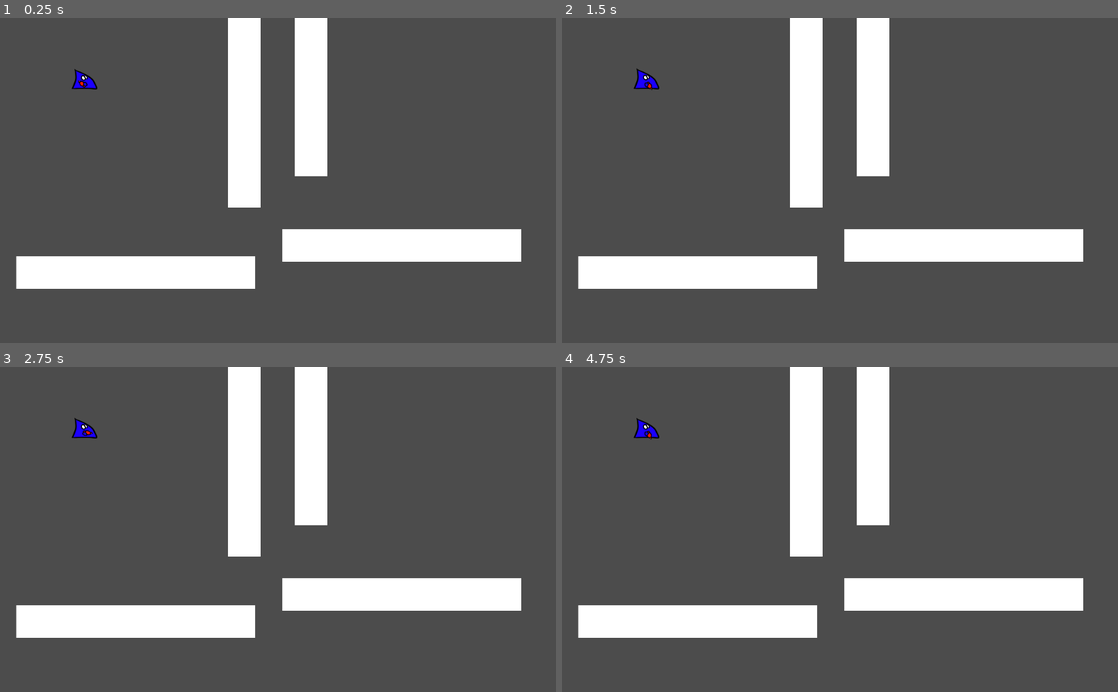
Above: before the commit, frames 1-4 (two rows, left to right).
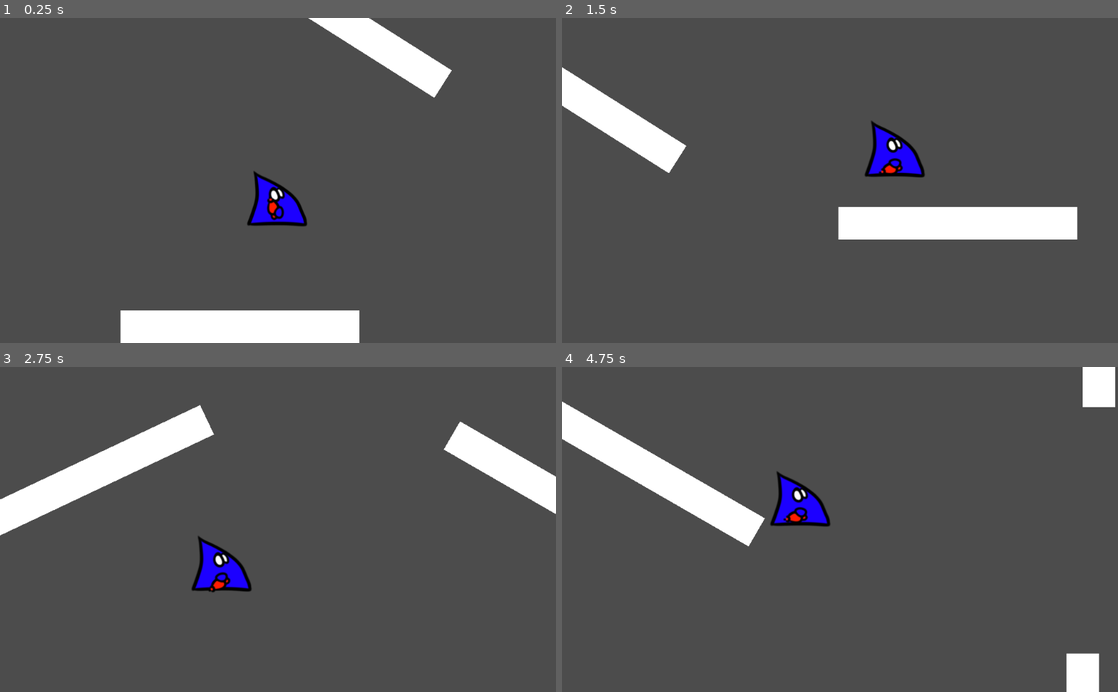
Above: after the commit, the same moments.

Repository: happeens/NAT
Game: Godot game, scene res://scenes/TestScene.tscn
Same seed, same stepped clock (60 frames per second), same inputs: the game is played once before the commit and once after it. The project has no main scene, so this scene is started directly.
Inputs (mouse positions are in pixels of both pictures, inside the frame that each line leads up to):
- Up to frame 1 (0.25 s): no input
- Up to frame 2 (1.5 s): move the mouse to (962, 164) at 0.52 s; hold D (right) from 0.53 s (still down); click (962, 164) at 0.67 s; tap Space (jump) at 0.77 s; move the mouse to (728, 196) at 1.27 s
- Up to frame 3 (2.75 s): tap Space (jump) at 1.52 s; move the mouse to (333, 458) at 2.02 s; release D (right) at 2.03 s; hold A (left) from 2.03 s (still down)
- Up to frame 4 (4.75 s): move the mouse to (812, 594) at 2.77 s; release A (left) at 2.78 s; hold D (right) 2.78-4.28 s; click (812, 594) at 2.92 s; tap Space (jump) at 3.02, 3.77, 4.52 s; move the mouse to (1006, 578) at 3.52 s; move the mouse to (673, 480) at 4.27 s; hold A (left) from 4.28 s (still down)

The runs differ from the first frame. In frame 1, 23% of the frame differs, in the area x 2-94%, y 0-100%; in frame 2, 20%; in frame 3, 23%, in the area x 0-100%, y 0-84%; in frame 4, 21%.

Commit message:
:sparkles: makes TestScene Usable

Diff:
--- a/scenes/TestScene.tscn
+++ b/scenes/TestScene.tscn
@@ -1,7 +1,7 @@
 [gd_scene load_steps=4 format=2]
 
 [ext_resource path="res://White.jpg" type="Texture" id=1]
-[ext_resource path="res://scenes/natee.tscn" type="PackedScene" id=2]
+[ext_resource path="res://scenes/Player.tscn" type="PackedScene" id=2]
 
 [sub_resource type="RectangleShape2D" id=1]
 
@@ -12,7 +12,7 @@
 
 [node name="Wall" type="StaticBody2D" parent="."]
 
-position = Vector2( 250, 470 )
+position = Vector2( 60, 570 )
 scale = Vector2( 6.875, 0.9375 )
 input_pickable = false
 collision_layer = 1
@@ -34,9 +34,208 @@
 scale = Vector2( 2.46154, 2.46154 )
 shape = SubResource( 1 )
 
+[node name="Wall12" type="StaticBody2D" parent="."]
+
+position = Vector2( 1859.62, -1547.83 )
+rotation = 0.785397
+scale = Vector2( 11.1149, 0.9375 )
+input_pickable = false
+collision_layer = 1
+collision_mask = 1
+constant_linear_velocity = Vector2( 0, 0 )
+constant_angular_velocity = 0.0
+friction = 1.0
+bounce = 0.0
+
+[node name="Sprite" type="Sprite" parent="Wall12"]
+
+position = Vector2( -9.53674e-07, 1.90735e-06 )
+scale = Vector2( 0.0833333, 0.426667 )
+texture = ExtResource( 1 )
+
+[node name="CollisionShape2D" type="CollisionShape2D" parent="Wall12"]
+
+position = Vector2( -1.90735e-06, 1.90735e-06 )
+scale = Vector2( 2.46154, 2.46154 )
+shape = SubResource( 1 )
+
+[node name="Wall9" type="StaticBody2D" parent="."]
+
+position = Vector2( 380, 1030 )
+rotation = -0.523598
+scale = Vector2( 6.875, 0.9375 )
+input_pickable = false
+collision_layer = 1
+collision_mask = 1
+constant_linear_velocity = Vector2( 0, 0 )
+constant_angular_velocity = 0.0
+friction = 1.0
+bounce = 0.0
+
+[node name="Sprite" type="Sprite" parent="Wall9"]
+
+position = Vector2( -9.53674e-07, 1.90735e-06 )
+scale = Vector2( 0.0833333, 0.426667 )
+texture = ExtResource( 1 )
+
+[node name="CollisionShape2D" type="CollisionShape2D" parent="Wall9"]
+
+position = Vector2( -1.90735e-06, 1.90735e-06 )
+scale = Vector2( 2.46154, 2.46154 )
+shape = SubResource( 1 )
+
+[node name="Wall10" type="StaticBody2D" parent="."]
+
+position = Vector2( 2370.45, 543.631 )
+rotation = -1.57079
+scale = Vector2( 14.3879, 0.9375 )
+input_pickable = false
+collision_layer = 1
+collision_mask = 1
+constant_linear_velocity = Vector2( 0, 0 )
+constant_angular_velocity = 0.0
+friction = 1.0
+bounce = 0.0
+
+[node name="Sprite" type="Sprite" parent="Wall10"]
+
+position = Vector2( -9.53674e-07, 1.90735e-06 )
+scale = Vector2( 0.0833333, 0.426667 )
+texture = ExtResource( 1 )
+
+[node name="CollisionShape2D" type="CollisionShape2D" parent="Wall10"]
+
+position = Vector2( -1.90735e-06, 1.90735e-06 )
+scale = Vector2( 2.46154, 2.46154 )
+shape = SubResource( 1 )
+
+[node name="Wall11" type="StaticBody2D" parent="."]
+
+position = Vector2( 2400.45, -832.15 )
+rotation = -1.57079
+scale = Vector2( 14.3879, 0.9375 )
+input_pickable = false
+collision_layer = 1
+collision_mask = 1
+constant_linear_velocity = Vector2( 0, 0 )
+constant_angular_velocity = 0.0
+friction = 1.0
+bounce = 0.0
+
+[node name="Sprite" type="Sprite" parent="Wall11"]
+
+position = Vector2( -9.53674e-07, 1.90735e-06 )
+scale = Vector2( 0.0833333, 0.426667 )
+texture = ExtResource( 1 )
+
+[node name="CollisionShape2D" type="CollisionShape2D" parent="Wall11"]
+
+position = Vector2( -1.90735e-06, 1.90735e-06 )
+scale = Vector2( 2.46154, 2.46154 )
+shape = SubResource( 1 )
+
+[node name="Wall5" type="StaticBody2D" parent="."]
+
+position = Vector2( 1020, 1390 )
+scale = Vector2( 58.125, 0.9375 )
+input_pickable = false
+collision_layer = 1
+collision_mask = 1
+constant_linear_velocity = Vector2( 0, 0 )
+constant_angular_velocity = 0.0
+friction = 1.0
+bounce = 0.0
+
+[node name="Sprite" type="Sprite" parent="Wall5"]
+
+position = Vector2( -9.53674e-07, 1.90735e-06 )
+scale = Vector2( 0.0833333, 0.426667 )
+texture = ExtResource( 1 )
+
+[node name="CollisionShape2D" type="CollisionShape2D" parent="Wall5"]
+
+position = Vector2( -1.90735e-06, 1.90735e-06 )
+scale = Vector2( 2.46154, 2.46154 )
+shape = SubResource( 1 )
+
+[node name="Wall6" type="StaticBody2D" parent="."]
+
+position = Vector2( -820.663, -446.886 )
+rotation = 1.57079
+scale = Vector2( 58.125, 0.9375 )
+input_pickable = false
+collision_layer = 1
+collision_mask = 1
+constant_linear_velocity = Vector2( 0, 0 )
+constant_angular_velocity = 0.0
+friction = 1.0
+bounce = 0.0
+
+[node name="Sprite" type="Sprite" parent="Wall6"]
+
+position = Vector2( -9.53674e-07, 1.90735e-06 )
+scale = Vector2( 0.0833333, 0.426667 )
+texture = ExtResource( 1 )
+
+[node name="CollisionShape2D" type="CollisionShape2D" parent="Wall6"]
+
+position = Vector2( -1.90735e-06, 1.90735e-06 )
+scale = Vector2( 2.46154, 2.46154 )
+shape = SubResource( 1 )
+
+[node name="Wall7" type="StaticBody2D" parent="."]
+
+position = Vector2( 2839.54, -449.599 )
+rotation = 1.57079
+scale = Vector2( 58.125, 0.9375 )
+input_pickable = false
+collision_layer = 1
+collision_mask = 1
+constant_linear_velocity = Vector2( 0, 0 )
+constant_angular_velocity = 0.0
+friction = 1.0
+bounce = 0.0
+
+[node name="Sprite" type="Sprite" parent="Wall7"]
+
+position = Vector2( -9.53674e-07, 1.90735e-06 )
+scale = Vector2( 0.0833333, 0.426667 )
+texture = ExtResource( 1 )
+
+[node name="CollisionShape2D" type="CollisionShape2D" parent="Wall7"]
+
+position = Vector2( -1.90735e-06, 1.90735e-06 )
+scale = Vector2( 2.46154, 2.46154 )
+shape = SubResource( 1 )
+
+[node name="Wall8" type="StaticBody2D" parent="."]
+
+position = Vector2( 1008.92, -2275.09 )
+rotation = 3.14159
+scale = Vector2( 58.125, 0.9375 )
+input_pickable = false
+collision_layer = 1
+collision_mask = 1
+constant_linear_velocity = Vector2( 0, 0 )
+constant_angular_velocity = 0.0
+friction = 1.0
+bounce = 0.0
+
+[node name="Sprite" type="Sprite" parent="Wall8"]
+
+position = Vector2( -9.53674e-07, 1.90735e-06 )
+scale = Vector2( 0.0833333, 0.426667 )
+texture = ExtResource( 1 )
+
+[node name="CollisionShape2D" type="CollisionShape2D" parent="Wall8"]
+
+position = Vector2( -1.90735e-06, 1.90735e-06 )
+scale = Vector2( 2.46154, 2.46154 )
+shape = SubResource( 1 )
+
 [node name="Wall2" type="StaticBody2D" parent="."]
 
-position = Vector2( 740, 420 )
+position = Vector2( 950, 240 )
 scale = Vector2( 6.875, 0.9375 )
 input_pickable = false
 collision_layer = 1
@@ -58,10 +257,109 @@
 scale = Vector2( 2.46154, 2.46154 )
 shape = SubResource( 1 )
 
+[node name="Wall13" type="StaticBody2D" parent="."]
+
+position = Vector2( 1580, -250 )
+rotation = 0.523598
+scale = Vector2( 6.875, 0.9375 )
+input_pickable = false
+collision_layer = 1
+collision_mask = 1
+constant_linear_velocity = Vector2( 0, 0 )
+constant_angular_velocity = 0.0
+friction = 1.0
+bounce = 0.0
+
+[node name="Sprite" type="Sprite" parent="Wall13"]
+
+position = Vector2( -9.53674e-07, 1.90735e-06 )
+scale = Vector2( 0.0833333, 0.426667 )
+texture = ExtResource( 1 )
+
+[node name="CollisionShape2D" type="CollisionShape2D" parent="Wall13"]
+
+position = Vector2( -1.90735e-06, 1.90735e-06 )
+scale = Vector2( 2.46154, 2.46154 )
+shape = SubResource( 1 )
+
+[node name="Wall14" type="StaticBody2D" parent="."]
+
+position = Vector2( -206.108, -1315.85 )
+rotation = -0.523598
+scale = Vector2( 6.875, 0.9375 )
+input_pickable = false
+collision_layer = 1
+collision_mask = 1
+constant_linear_velocity = Vector2( 0, 0 )
+constant_angular_velocity = 0.0
+friction = 1.0
+bounce = 0.0
+
+[node name="Sprite" type="Sprite" parent="Wall14"]
+
+position = Vector2( -9.53674e-07, 1.90735e-06 )
+scale = Vector2( 0.0833333, 0.426667 )
+texture = ExtResource( 1 )
+
+[node name="CollisionShape2D" type="CollisionShape2D" parent="Wall14"]
+
+position = Vector2( -1.90735e-06, 1.90735e-06 )
+scale = Vector2( 2.46154, 2.46154 )
+shape = SubResource( 1 )
+
+[node name="Wall15" type="StaticBody2D" parent="."]
+
+position = Vector2( 918.848, -1458.11 )
+rotation = -0.785397
+scale = Vector2( 0.882556, 0.9375 )
+input_pickable = false
+collision_layer = 1
+collision_mask = 1
+constant_linear_velocity = Vector2( 0, 0 )
+constant_angular_velocity = 0.0
+friction = 1.0
+bounce = 0.0
+
+[node name="Sprite" type="Sprite" parent="Wall15"]
+
+position = Vector2( -9.53674e-07, 1.90735e-06 )
+scale = Vector2( 0.0833333, 0.426667 )
+texture = ExtResource( 1 )
+
+[node name="CollisionShape2D" type="CollisionShape2D" parent="Wall15"]
+
+position = Vector2( -1.90735e-06, 1.90735e-06 )
+scale = Vector2( 2.46154, 2.46154 )
+shape = SubResource( 1 )
+
+[node name="Wall16" type="StaticBody2D" parent="."]
+
+position = Vector2( 469.138, -1198.27 )
+scale = Vector2( 0.882556, 0.9375 )
+input_pickable = false
+collision_layer = 1
+collision_mask = 1
+constant_linear_velocity = Vector2( 0, 0 )
+constant_angular_velocity = 0.0
+friction = 1.0
+bounce = 0.0
+
+[node name="Sprite" type="Sprite" parent="Wall16"]
+
+position = Vector2( -9.53674e-07, 1.90735e-06 )
+scale = Vector2( 0.0833333, 0.426667 )
+texture = ExtResource( 1 )
+
+[node name="CollisionShape2D" type="CollisionShape2D" parent="Wall16"]
+
+position = Vector2( -1.90735e-06, 1.90735e-06 )
+scale = Vector2( 2.46154, 2.46154 )
+shape = SubResource( 1 )
+
 [node name="Wall3" type="StaticBody2D" parent="."]
 
-position = Vector2( 449.656, 130.363 )
-rotation = 1.57079
+position = Vector2( 248.18, 4.20563 )
+rotation = 0.565061
 scale = Vector2( 6.875, 0.9375 )
 input_pickable = false
 collision_layer = 1
@@ -85,8 +383,8 @@
 
 [node name="Wall4" type="StaticBody2D" parent="."]
 
-position = Vector2( 573.461, 72.4927 )
-rotation = 1.57079
+position = Vector2( 739.648, -294.87 )
+rotation = 2.69956
 scale = Vector2( 6.875, 0.9375 )
 input_pickable = false
 collision_layer = 1
@@ -108,7 +406,31 @@
 scale = Vector2( 2.46154, 2.46154 )
 shape = SubResource( 1 )
 
-[node name="natee" parent="." instance=ExtResource( 2 )]
-
-position = Vector2( 156.365, 111.773 )
-scale = Vector2( 0.426094, 0.367911 )
+[node name="Wall17" type="StaticBody2D" parent="."]
+
+position = Vector2( 931.389, -947.782 )
+rotation = 3.14159
+scale = Vector2( 16.3939, 0.9375 )
+input_pickable = false
+collision_layer = 1
+collision_mask = 1
+constant_linear_velocity = Vector2( 0, 0 )
+constant_angular_velocity = 0.0
+friction = 1.0
+bounce = 0.0
+
+[node name="Sprite" type="Sprite" parent="Wall17"]
+
+position = Vector2( -9.53674e-07, 1.90735e-06 )
+scale = Vector2( 0.0833333, 0.426667 )
+texture = ExtResource( 1 )
+
+[node name="CollisionShape2D" type="CollisionShape2D" parent="Wall17"]
+
+position = Vector2( -1.90735e-06, 1.90735e-06 )
+scale = Vector2( 2.46154, 2.46154 )
+shape = SubResource( 1 )
+
+[node name="Player" parent="." instance=ExtResource( 2 )]
+
+position = Vector2( 130, 300 )
